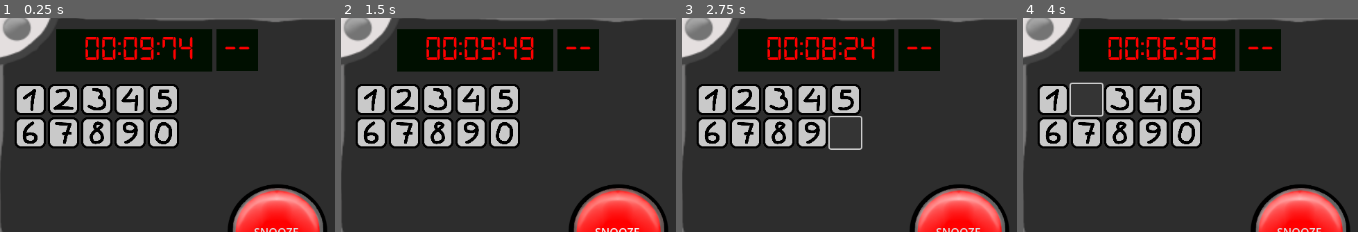
Above: before the commit, frames 1-4 (left to right).
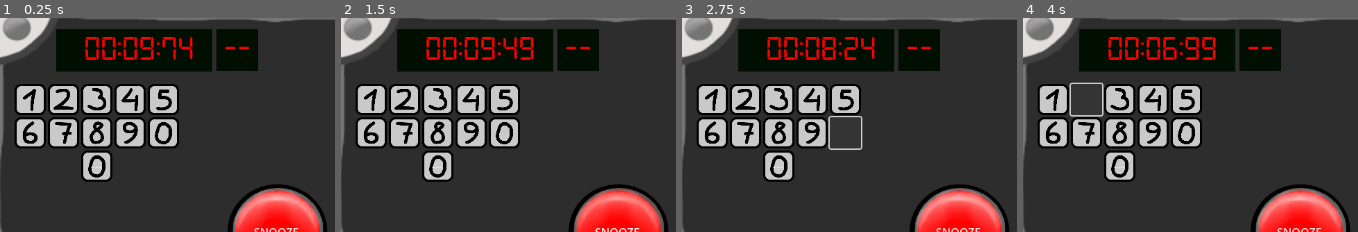
Above: after the commit, the same moments.

Repository: sneedragon/jam-game
Game: Godot game, scene res://main.tscn
Same seed, same stepped clock (60 frames per second), same inputs: the game is played once before the commit and once after it.
Inputs (mouse positions are % of the whole screen's width and height, from its top left):
- Up to frame 1 (0.25 s): no input
- Up to frame 2 (1.5 s): click (23, 60) at 0.5 s, where only the run after the commit has a clickable "---"; click "SNOOZE" at 1.25 s
- Up to frame 3 (2.75 s): click (33, 52) at 2 s
- Up to frame 4 (4 s): click (13, 44) at 2.75 s; click (18, 44) at 3.5 s
The pictures show only the part of the screen within x 9-59%, y 25-75%; the shares and areas given below are measured in that part.

The runs differ from the first frame. In frame 1, 1.2% of the frame differs, in the area x 24-34%, y 62-77%; in frame 2, 1.2%; in frame 3, 1.2%; in frame 4, 1.2%.

Commit message:
Finished Math_Game

Diff:
--- a/main.gd
+++ b/main.gd
@@ -1,10 +1,12 @@
 extends Node2D
 
-var minigame_on : bool = false
+var minigame_on : bool = false #Is Minigame running?
 var countdown_time : float = 10.0  # Countdown time in seconds
 var time_remaining : float = countdown_time
-var minigame_time : float = 5
-
+var minigame_time : float = 5 #Time until next Minigame
+var mini_timer : float = 0 #Time to finish minigame
+var minigame_type = null
+var lives: int = 5
 
 func _ready():
 	$Time_Display/Time_Label.text = (format_time(time_remaining))
@@ -13,8 +15,12 @@
 	if time_remaining > 0:
 		time_remaining -= delta
 		minigame_time -= delta
-		mini_timer -= delta
-		if minigame_time < 0 and minigame_on == false:
+		if mini_timer > 0 and minigame_type == 1:
+			mini_timer = max(0, mini_timer - delta )
+			$Mini_Display/Mini_Label.text = format_seconds(mini_timer)
+			$Time_Display/Small_Time_Label.text = (format_time(time_remaining))
+			_math_game()
+		elif minigame_time < 0 and minigame_on == false:
 			minigame_on = true
 			_minigame()
 
@@ -34,21 +40,23 @@
 	var milliseconds = int((seconds - int(seconds)) * 100)
 	return "%02d:%02d:%02d" % [minutes, seconds_left, milliseconds]
 
+func format_seconds(seconds: float) -> String:
+	return str(int(seconds))  # Convert to integer and then to string
+
 # SNOOZE Button: adds 1 second to the main timer
 func _on_button_pressed() -> void:
 	time_remaining += 1
 
 ##Minigame Engine
 ######################################
-var minigame_type = null
 var minigame = [Callable(self, "_no_game"),Callable(self, "_math_game")]
-var mini_timer : float = 10
-var mini_win : bool
+var mini_win : bool = true
 
 func _minigame():
 	if minigame_type == null:
-		minigame_type = randi_range(0,1)
+		minigame_type = randi_range(1,1) #increase range for more minigame types
 		print(minigame_type)
+		mini_timer = 10
 		minigame[minigame_type].call()
 
 func _mini_reset():
@@ -57,10 +65,16 @@
 		#TODO win action
 	else:
 		time_remaining = time_remaining / 2
+		lives =- 1
 		#TODO lose action
 	minigame_time = 10
 	minigame_on = false
 	minigame_type = null
+	mini_win = true
+	mini_timer = 0
+	$Time_Display/Time_Label.text = ""
+	$Time_Display/Small_Time_Label.text = ""
+	$Mini_Display/Mini_Label.text = ""
 
 func _no_game():
 	print("no game!")
@@ -74,35 +88,39 @@
 var operation : int
 
 func _math_game():
-	mini_timer = 10
-	while mini_timer > 0: ##TODO BREAKS GAME -> NO WHILE; NEEDS TO BE COUNTED BY PHYSICS_PROCESS
-		if math_result == -100:
-			var math_number1 = randi_range(1, 99)
-			var math_number2 = randi_range(1, 99)
-			operation = randi_range(0, 3) #0 +, 1-, 2*, 3/
-			match operation:
-				0:
-					math_result = math_number1 + math_number2
-					$Time_Display/Time_Label.text = (str(math_number1) + " + " + str(math_number2))
-				1:
-					math_result = math_number1 - math_number2
-					$Time_Display/Time_Label.text = (str(math_number1) + " - " + str(math_number2))
-				2:
-					math_result = math_number1 * math_number2
-					$Time_Display/Time_Label.text = (str(math_number1) + " x " + str(math_number2))
-				3:
-					while math_number1 % math_number2 != 0:
-						math_number1 = randi_range(1, 99)
-						math_number2 = randi_range(1, 99)
-					math_result = math_number1 / math_number2
-					$Time_Display/Time_Label.text = (str(math_number1) + " / " + str(math_number2))
-			math_number1 = null
-			math_number2 = null
-	if math_guess == str(math_result) and mini_timer <= 0:
-		var mini_win = true
+	if math_result == -100:
+		var math_number1 = randi_range(1, 99)
+		var math_number2 = randi_range(1, 99)
+		operation = randi_range(0, 3) #0 +, 1-, 2*, 3/
+		match operation:
+			0:
+				math_result = math_number1 + math_number2
+				$Time_Display/Time_Label.text = (str(math_number1) + " + " + str(math_number2))
+			1:
+				math_result = math_number1 - math_number2
+				$Time_Display/Time_Label.text = (str(math_number1) + " - " + str(math_number2))
+			2:
+				math_result = math_number1 * math_number2
+				$Time_Display/Time_Label.text = (str(math_number1) + " x " + str(math_number2))
+			3:
+				while math_number1 % math_number2 != 0:
+					math_number1 = randi_range(1, 99)
+					math_number2 = randi_range(1, 99)
+				math_result = math_number1 / math_number2
+				$Time_Display/Time_Label.text = (str(math_number1) + " / " + str(math_number2))
+		math_number1 = null
+		math_number2 = null
+	if math_guess == str(math_result) and mini_timer == 0:
+		mini_win = true
+		print(str(math_result))
+		print(math_guess)
+		math_guess = ""
+		math_result = -100
 		_mini_reset()
-	elif mini_timer <= 0:
-		var mini_win = false
+	elif mini_timer == 0:
+		mini_win = false
+		print(math_guess)
+		print(str(math_result))
 		math_guess = ""
 		math_result = -100
 		_mini_reset()
@@ -156,3 +174,7 @@
 func _on_button_9_pressed() -> void:
 	if minigame_type == 1:
 		math_guess = math_guess + "9"
+
+func _on_button_minus_pressed() -> void:
+	if minigame_type == 1:
+		math_guess = math_guess + "-"
--- a/main.tscn
+++ b/main.tscn
@@ -58,6 +58,9 @@
 [sub_resource type="StyleBoxTexture" id="StyleBoxTexture_wlep1"]
 texture = ExtResource("14_j3e6h")
 
+[sub_resource type="StyleBoxTexture" id="StyleBoxTexture_0kcpp"]
+texture = ExtResource("5_0bxms")
+
 [node name="Main" type="Node2D"]
 position = Vector2(-16, 72)
 script = ExtResource("1_3ajsl")
@@ -114,6 +117,15 @@
 scale = Vector2(1.5, 1.5)
 color = Color(0, 0.0588235, 0, 1)
 
+[node name="Small_Time_Label" type="Label" parent="Time_Display"]
+modulate = Color(1, 0.0933158, 0.0317211, 1)
+layout_mode = 0
+offset_left = 152.0
+offset_top = 40.0
+offset_right = 203.0
+offset_bottom = 63.0
+theme_override_fonts/font = ExtResource("4_13vu7")
+
 [node name="Mini_Display" type="Control" parent="."]
 layout_mode = 3
 anchors_preset = 0
@@ -233,6 +245,15 @@
 offset_bottom = 141.0
 theme_override_styles/normal = SubResource("StyleBoxTexture_wlep1")
 
+[node name="ButtonMinus" type="Button" parent="Pinpad"]
+layout_mode = 0
+offset_left = 48.0
+offset_top = 144.0
+offset_right = 93.0
+offset_bottom = 189.0
+theme_override_styles/normal = SubResource("StyleBoxTexture_0kcpp")
+text = "---"
+
 [connection signal="pressed" from="Snooze_Button" to="." method="_on_button_pressed"]
 [connection signal="pressed" from="Pinpad/Button0" to="." method="_on_button_0_pressed"]
 [connection signal="pressed" from="Pinpad/Button1" to="." method="_on_button_1_pressed"]
@@ -244,3 +265,4 @@
 [connection signal="pressed" from="Pinpad/Button7" to="." method="_on_button_7_pressed"]
 [connection signal="pressed" from="Pinpad/Button8" to="." method="_on_button_8_pressed"]
 [connection signal="pressed" from="Pinpad/Button9" to="." method="_on_button_9_pressed"]
+[connection signal="pressed" from="Pinpad/ButtonMinus" to="." method="_on_button_minus_pressed"]
Not shown: 1 places in main.tscn that only renumber resources
